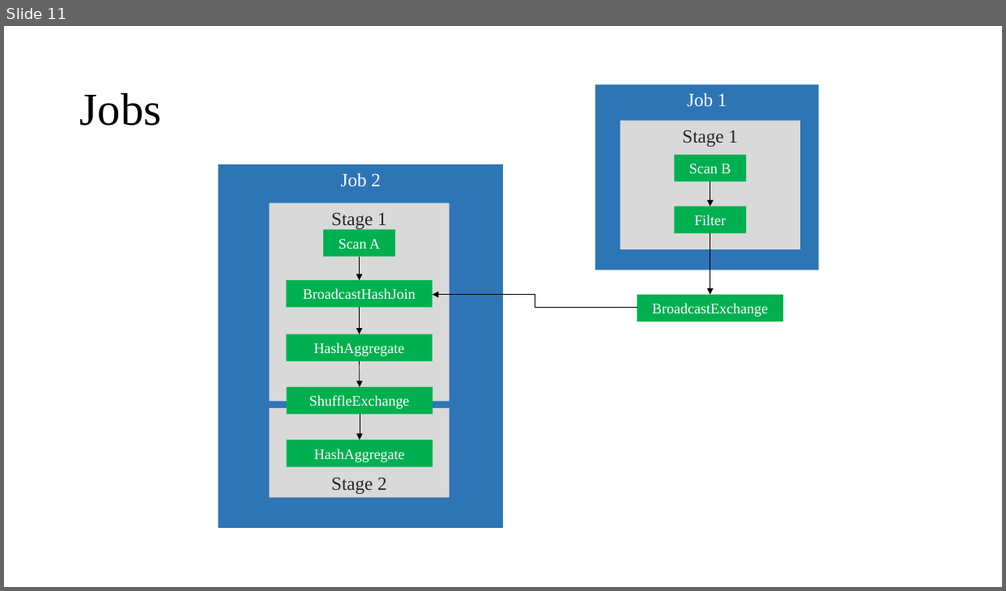
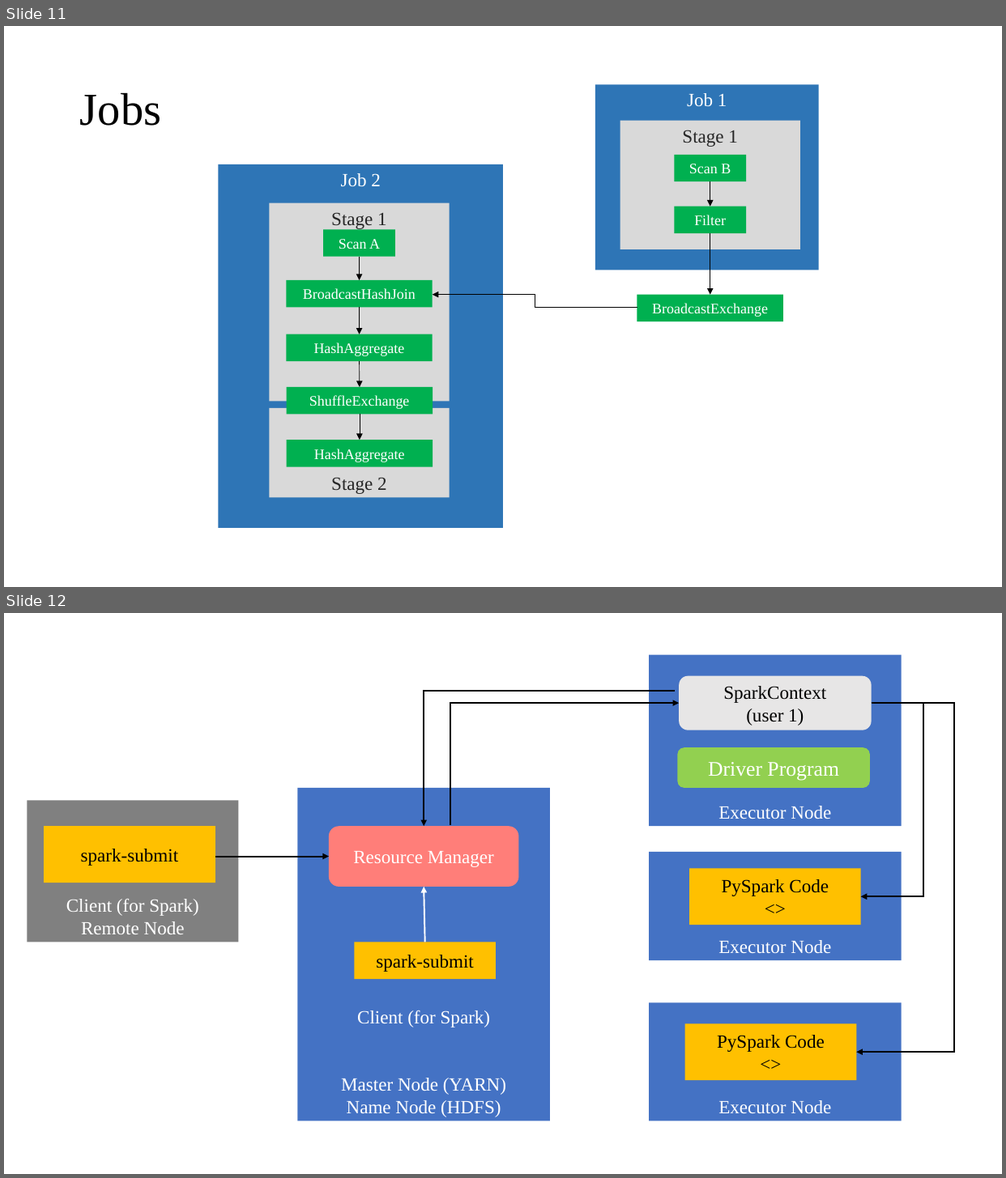
Before and after one commit to deep-cloud2208/PySparkCodes, a slide deck: Partitioning & SparkContext.pptx. Shown one above the other, each under a label of ours: slide 11 before the commit, slides 11 and 12 after it. The pictures are 1006x591 and 1006x1178 pixels, drawn with LibreOffice and Linux fonts; fonts in the diff are those of the drawing. Boxes give left, top, right and bottom in pixels: in the first picture for what was removed or moved away, otherwise in the second. Text is boxed around its words. In the diff, an @@ line names an element or a change of style, - is before the commit and + after.

```diff
--- a/Partitioning & SparkContext.pptx
+++ b/Partitioning & SparkContext.pptx
@@ slide 12 added at box(4, 613, 1002, 1174), background #FFFFFF @@
@@ rectangle added at box(650, 655, 901, 826), fill #4472C4, 18 pt, text #FFFFFF @@
+Executor Node
@@ rounded rectangle added at box(680, 676, 872, 730), fill #E7E6E6, 18 pt, text #000000 @@
+SparkContext
+(user 1)
@@ elbow arrow added from (675, 691) to (424, 826), #000000 1.5 pt @@
@@ elbow arrow added from (450, 824) to (680, 703), #000000 1.5 pt @@
@@ elbow arrow added from (872, 703) to (857, 1053), #000000 1.5 pt @@
@@ elbow arrow added from (872, 703) to (861, 897), #000000 1.5 pt @@
@@ rounded rectangle added at box(678, 747, 870, 788), fill #92D050, 20 pt, text #FFFFFF @@
+Driver Program
@@ rectangle added at box(27, 801, 238, 943), fill #808080, 18 pt, text #FFFFFF @@
+Client (for Spark)
+Remote Node
@@ rectangle added at box(297, 788, 550, 1122), fill #4472C4, 18 pt, text #FFFFFF @@
+Client (for Spark)
+Master Node (YARN)
+Name Node (HDFS)
@@ rectangle added at box(44, 826, 215, 884), fill #FFC000, 18 pt, text #000000 @@
+spark-submit
@@ rounded rectangle added at box(329, 826, 519, 887), fill #FF7E79, 18 pt, text #FFFFFF @@
+Resource Manager
@@ rectangle added at box(650, 852, 901, 960), fill #4472C4, 18 pt, text #FFFFFF @@
+Executor Node
@@ arrow added from (216, 856) to (329, 856), #000000 1.5 pt @@
@@ rectangle added at box(690, 868, 861, 925), fill #FFC000, 18 pt, text #000000 @@
+PySpark Code
+<>
@@ arrow added from (424, 943) to (424, 887), #FFFFFF 1.5 pt @@
@@ rectangle added at box(355, 943, 496, 980), fill #FFC000, 18 pt, text #000000 @@
+spark-submit
@@ rectangle added at box(650, 1003, 901, 1122), fill #4472C4, 18 pt, text #FFFFFF @@
+Executor Node
@@ rectangle added at box(685, 1024, 857, 1081), fill #FFC000, 18 pt, text #000000 @@
+PySpark Code
+<>
```
Also in this commit, not shown: 2 slides changed, 3 other files.
